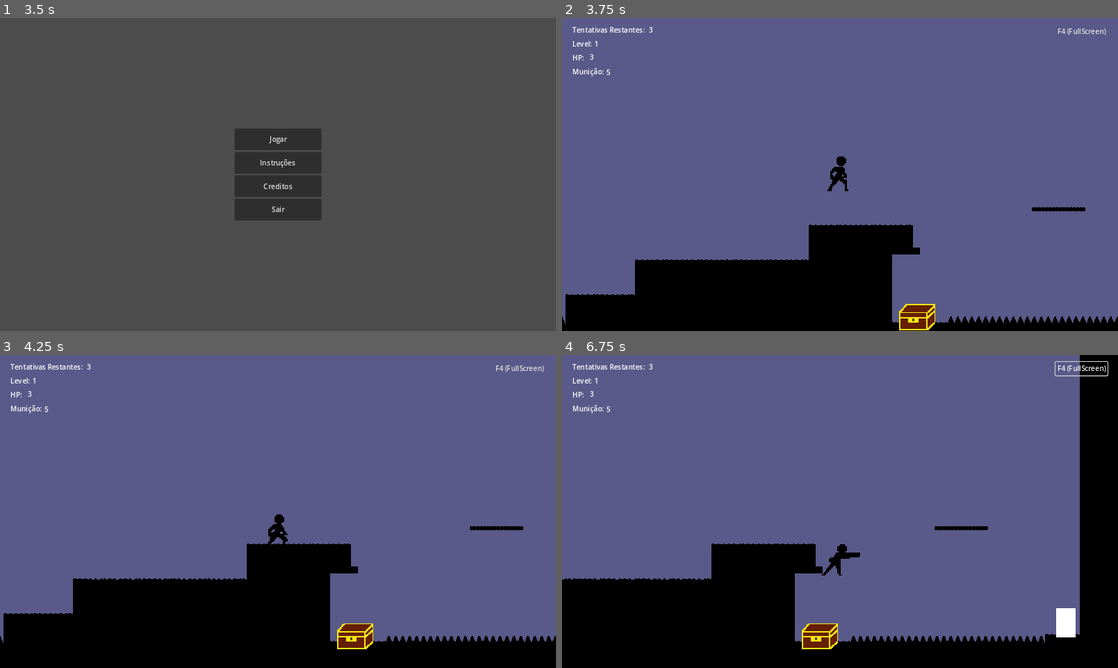
Above: before the commit, frames 1-4 (two rows, left to right).
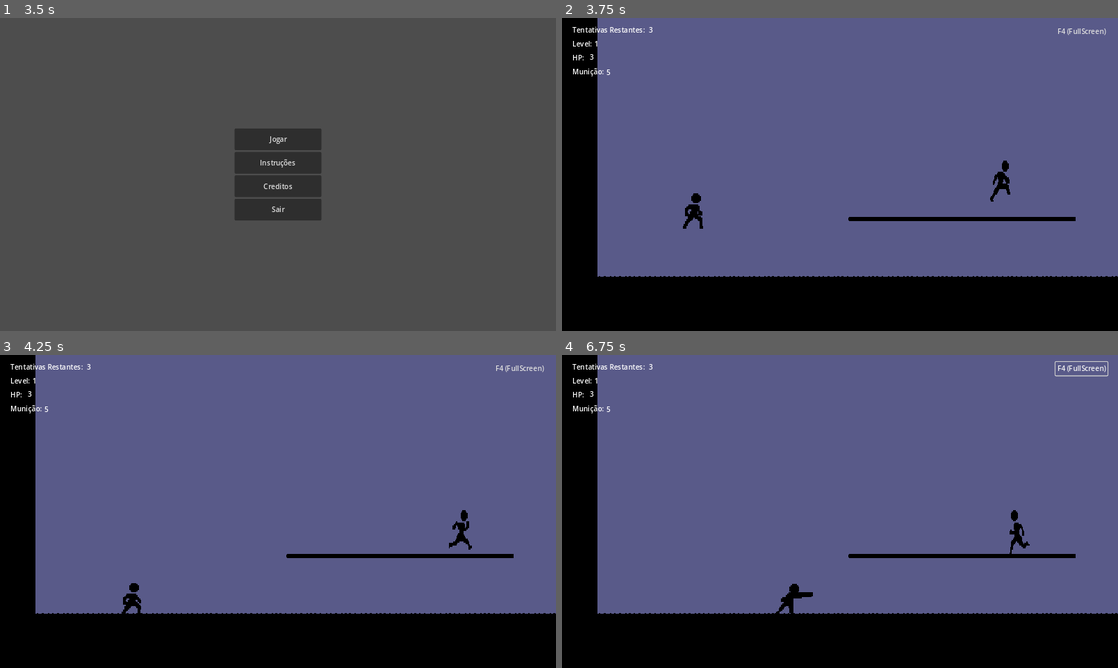
Above: after the commit, the same moments.

Repository: jhonatancunha/godot-game
Game: Godot game, scene res://SplashScreen.tscn
Same seed, same stepped clock (60 frames per second), same inputs: the game is played once before the commit and once after it.
Inputs (mouse positions are in pixels of both pictures, inside the frame that each line leads up to):
- Up to frame 1 (3.5 s): tap Enter at 0.5, 2 s; move the mouse to (400, 158) at 0.52 s; hold Right (right) 0.53-1.25 s; tap Space (fire) at 0.6, 1.25, 2.3, 2.75 s; click (400, 158) at 0.67 s; tap Up (jump) at 0.77, 1.07, 2.1 s; tap A (punch) at 0.8 s; drag from (166, 190) to (250, 237) at 1.27 s; move the mouse to (333, 105) at 2.02 s; hold Left (left) 2.03-2.75 s; drag from (250, 237) to (111, 127) at 2.77 s
- Up to frame 2 (3.75 s): click "Instruções" at 3.5 s
- Up to frame 3 (4.25 s): no input
- Up to frame 4 (6.75 s): click "F4 (FullScreen)" at 4.25 s; move the mouse to (1006, 558) at 5.02 s; hold Right (right) 5.03-5.75 s; tap A (punch) at 5.1, 6.6 s; tap Up (jump) at 5.27, 5.3, 5.57 s; drag from (673, 464) to (756, 433) at 5.77 s; move the mouse to (867, 511) at 6.52 s; hold Right (right) from 6.53 s (still down); click (867, 511) at 6.67 s

Frame 1 is identical in both runs. In frame 2, 18% of the frame differs, in the area x 0-100%, y 0-100%; in frame 3, 16%; in frame 4, 21%, in the area x 0-100%, y 0-94%.
Error in both runs: Cannot call method 'change_scene_to_file' on a null value. (res://Menu/menu.gd:15)

Commit message:
feat: adding sounds

Diff:
--- a/Levels/level1.tscn
+++ b/Levels/level1.tscn
@@ -15,6 +15,7 @@
 [ext_resource type="PackedScene" uid="uid://btopemn7cld2t" path="res://ItemBox/item_box.tscn" id="9_27u8p"]
 [ext_resource type="PackedScene" uid="uid://c3ilfe2qoeq7h" path="res://UI/MobileInput/ButtonA.tscn" id="10_cbs0k"]
 [ext_resource type="PackedScene" uid="uid://c6sj7ksv8ikef" path="res://Terrain/Portal/portal.tscn" id="12_ah5y3"]
+[ext_resource type="AudioStream" uid="uid://b6a4l4d6ux37g" path="res://Assets/level1.wav" id="16_du3ff"]
 
 [sub_resource type="TileSetAtlasSource" id="TileSetAtlasSource_igheu"]
 texture = ExtResource("2_ybt7t")
@@ -296,16 +297,23 @@
 layer_0/tile_data = PackedInt32Array(2424829, 0, 0, 2490365, 0, 1, 2555901, 0, 2, 2621437, 262144, 3, 2686973, 262144,  …(52200 unchanged characters)…
 
 [node name="Player" parent="." instance=ExtResource("2_7myil")]
-position = Vector2(3168, 304)
+position = Vector2(24, 431)
 scale = Vector2(1.5, 1.5)
+speed = null
 jump_velocity = -430.0
+can_fire = null
+can_punch = null
+MAX_JUMPS = null
+MAX_HELTH = null
+INITIAL_BULLETS = null
 bullet_speed = 1200.0
+fire_delay = null
 
 [node name="RemoteTransform2D" type="RemoteTransform2D" parent="Player"]
 remote_path = NodePath("../../Camera2D")
 
 [node name="Camera2D" parent="." instance=ExtResource("4_0m6wt")]
-position = Vector2(3168, 304)
+position = Vector2(24, 431)
 scale = Vector2(1.5, 1.5)
 
 [node name="Enemy" parent="." instance=ExtResource("3_wwq43")]
@@ -522,7 +530,13 @@
 [node name="portal" parent="." instance=ExtResource("12_ah5y3")]
 position = Vector2(3912, 616)
 scale = Vector2(-0.63483, -0.632213)
-destinationPath = "res://Levels/level2.tscn"
+
+[node name="Sounds" type="Node2D" parent="."]
+
+[node name="AudioStreamPlayer" type="AudioStreamPlayer" parent="Sounds"]
+stream = ExtResource("16_du3ff")
+volume_db = -5.701
+autoplay = true
 
 [connection signal="button_down" from="CanvasLayer2/Buttons/FullScren" to="CanvasLayer2/Buttons/FullScren" method="_on_button_down"]
 
--- a/Levels/level3.tscn
+++ b/Levels/level3.tscn
@@ -13,6 +13,7 @@
 [ext_resource type="Script" path="res://button_fullscreen.gd" id="10_g2bcv"]
 [ext_resource type="PackedScene" uid="uid://c164gvrbpp655" path="res://Terrain/TwinPlatform/twin_platform.tscn" id="10_pqrhq"]
 [ext_resource type="Script" path="res://Player/healthBar.gd" id="11_cs6yt"]
+[ext_resource type="AudioStream" uid="uid://cy32u6ys2jitv" path="res://Assets/level 3.wav" id="14_n3kf3"]
 
 [sub_resource type="TileSetAtlasSource" id="TileSetAtlasSource_igheu"]
 texture = ExtResource("4_nb8gf")
@@ -273,7 +274,15 @@
 [node name="Player" parent="." instance=ExtResource("8_b4ghh")]
 position = Vector2(188, 368)
 scale = Vector2(1.5, 1.5)
+speed = null
 jump_velocity = -430.0
+can_fire = null
+can_punch = null
+MAX_JUMPS = null
+MAX_HELTH = null
+INITIAL_BULLETS = null
+bullet_speed = null
+fire_delay = null
 
 [node name="RemoteTransform2D" type="RemoteTransform2D" parent="Player"]
 remote_path = NodePath("../../Camera2D")
@@ -296,74 +305,13 @@
 [node name="Final" parent="PlatformTween/Path" index="1"]
 position = Vector2(293, 0)
 
+[node name="Sounds" type="Node2D" parent="."]
+
+[node name="AudioStreamPlayer" type="AudioStreamPlayer" parent="Sounds"]
+stream = ExtResource("14_n3kf3")
+volume_db = -5.701
+autoplay = true
+
 [connection signal="button_down" from="CanvasLayer2/Buttons/FullScren" to="CanvasLayer2/Buttons/FullScren" method="_on_button_down"]
-[connection signal="body_entered" from="elements/Spike" to="elements/Spike" method="_on_body_entered" flags=18]
-[connection signal="body_entered" from="elements/@Area2D@136472" to="elements/@Area2D@136472" method="_on_body_entered" flags=18]
-[connection signal="body_entered" from="elements/@Area2D@136473" to="elements/@Area2D@136473" method="_on_body_entered" flags=18]
-[connection signal="body_entered" from="elements/@Area2D@136474" to="elements/@Area2D@136474" method="_on_body_entered" flags=18]
-[connection signal="body_entered" from="elements/@Area2D@136475" to="elements/@Area2D@136475" method="_on_body_entered" flags=18]
-[connection signal="body_entered" from="elements/@Area2D@136476" to="elements/@Area2D@136476" method="_on_body_entered" flags=18]
-[connection signal="body_entered" from="elements/@Area2D@136477" to="elements/@Area2D@136477" method="_on_body_entered" flags=18]
-[connection signal="body_entered" from="elements/@Area2D@136478" to="elements/@Area2D@136478" method="_on_body_entered" flags=18]
-[connection signal="body_entered" from="elements/@Area2D@136479" to="elements/@Area2D@136479" method="_on_body_entered" flags=18]
-[connection signal="body_entered" from="elements/@Area2D@136480" to="elements/@Area2D@136480" method="_on_body_entered" flags=18]
-[connection signal="body_entered" from="elements/@Area2D@136481" to="elements/@Area2D@136481" method="_on_body_entered" flags=18]
-[connection signal="body_entered" from="elements/@Area2D@136482" to="elements/@Area2D@136482" method="_on_body_entered" flags=18]
-[connection signal="body_entered" from="elements/@Area2D@136483" to="elements/@Area2D@136483" method="_on_body_entered" flags=18]
-[connection signal="body_entered" from="elements/@Area2D@136484" to="elements/@Area2D@136484" method="_on_body_entered" flags=18]
-[connection signal="body_entered" from="elements/@Area2D@136485" to="elements/@Area2D@136485" method="_on_body_entered" flags=18]
-[connection signal="body_entered" from="elements/@Area2D@136486" to="elements/@Area2D@136486" method="_on_body_entered" flags=18]
-[connection signal="body_entered" from="elements/@Area2D@136487" to="elements/@Area2D@136487" method="_on_body_entered" flags=18]
-[connection signal="body_entered" from="elements/@Area2D@136488" to="elements/@Area2D@136488" method="_on_body_entered" flags=18]
-[connection signal="body_entered" from="elements/@Area2D@136489" to="elements/@Area2D@136489" method="_on_body_entered" flags=18]
-[connection signal="body_entered" from="elements/@Area2D@136490" to="elements/@Area2D@136490" method="_on_body_entered" flags=18]
-[connection signal="body_entered" from="elements/@Area2D@136491" to="elements/@Area2D@136491" method="_on_body_entered" flags=18]
-[connection signal="body_entered" from="elements/@Area2D@136492" to="elements/@Area2D@136492" method="_on_body_entered" flags=18]
-[connection signal="body_entered" from="elements/@Area2D@136493" to="elements/@Area2D@136493" method="_on_body_entered" flags=18]
-[connection signal="body_entered" from="elements/@Area2D@136494" to="elements/@Area2D@136494" method="_on_body_entered" flags=18]
-[connection signal="body_entered" from="elements/@Area2D@136495" to="elements/@Area2D@136495" method="_on_body_entered" flags=18]
-[connection signal="body_entered" from="elements/@Area2D@136496" to="elements/@Area2D@136496" method="_on_body_entered" flags=18]
-[connection signal="body_entered" from="elements/@Area2D@136497" to="elements/@Area2D@136497" method="_on_body_entered" flags=18]
-[connection signal="body_entered" from="elements/@Area2D@136498" to="elements/@Area2D@136498" method="_on_body_entered" flags=18]
-[connection signal="body_entered" from="elements/@Area2D@136499" to="elements/@Area2D@136499" method="_on_body_entered" flags=18]
-[connection signal="body_entered" from="elements/@Area2D@136500" to="elements/@Area2D@136500" method="_on_body_entered" flags=18]
-[connection signal="body_entered" from="elements/@Area2D@136501" to="elements/@Area2D@136501" method="_on_body_entered" flags=18]
-[connection signal="body_entered" from="elements/@Area2D@136502" to="elements/@Area2D@136502" method="_on_body_entered" flags=18]
-[connection signal="body_entered" from="elements/@Area2D@136503" to="elements/@Area2D@136503" method="_on_body_entered" flags=18]
-[connection signal="body_entered" from="elements/@Area2D@136504" to="elements/@Area2D@136504" method="_on_body_entered" flags=18]
-[connection signal="body_entered" from="elements/@Area2D@136505" to="elements/@Area2D@136505" method="_on_body_entered" flags=18]
-[connection signal="body_entered" from="elements/@Area2D@136506" to="elements/@Area2D@136506" method="_on_body_entered" flags=18]
-[connection signal="body_entered" from="elements/@Area2D@136507" to="elements/@Area2D@136507" method="_on_body_entered" flags=18]
-[connection signal="body_entered" from="elements/@Area2D@136508" to="elements/@Area2D@136508" method="_on_body_entered" flags=18]
-[connection signal="body_entered" from="elements/@Area2D@136509" to="elements/@Area2D@136509" method="_on_body_entered" flags=18]
-[connection signal="body_entered" from="elements/@Area2D@136510" to="elements/@Area2D@136510" method="_on_body_entered" flags=18]
-[connection signal="body_entered" from="elements/@Area2D@136511" to="elements/@Area2D@136511" method="_on_body_entered" flags=18]
-[connection signal="body_entered" from="elements/@Area2D@136512" to="elements/@Area2D@136512" method="_on_body_entered" flags=18]
-[connection signal="body_entered" from="elements/@Area2D@136513" to="elements/@Area2D@136513" method="_on_body_entered" flags=18]
-[connection signal="body_entered" from="elements/@Area2D@136514" to="elements/@Area2D@136514" method="_on_body_entered" flags=18]
-[connection signal="body_entered" from="elements/@Area2D@136515" to="elements/@Area2D@136515" method="_on_body_entered" flags=18]
-[connection signal="body_entered" from="elements/@Area2D@136516" to="elements/@Area2D@136516" method="_on_body_entered" flags=18]
-[connection signal="body_entered" from="elements/@Area2D@136517" to="elements/@Area2D@136517" method="_on_body_entered" flags=18]
-[connection signal="body_entered" from="elements/@Area2D@136518" to="elements/@Area2D@136518" method="_on_body_entered" flags=18]
-[connection signal="body_entered" from="elements/@Area2D@136519" to="elements/@Area2D@136519" method="_on_body_entered" flags=18]
-[connection signal="body_entered" from="elements/@Area2D@136520" to="elements/@Area2D@136520" method="_on_body_entered" flags=18]
-[connection signal="body_entered" from="elements/@Area2D@136521" to="elements/@Area2D@136521" method="_on_body_entered" flags=18]
-[connection signal="body_entered" from="elements/@Area2D@136522" to="elements/@Area2D@136522" method="_on_body_entered" flags=18]
-[connection signal="body_entered" from="elements/@Area2D@136523" to="elements/@Area2D@136523" method="_on_body_entered" flags=18]
-[connection signal="body_entered" from="elements/@Area2D@136524" to="elements/@Area2D@136524" method="_on_body_entered" flags=18]
-[connection signal="body_entered" from="elements/@Area2D@136525" to="elements/@Area2D@136525" method="_on_body_entered" flags=18]
-[connection signal="body_entered" from="elements/@Area2D@136526" to="elements/@Area2D@136526" method="_on_body_entered" flags=18]
-[connection signal="body_entered" from="elements/@Area2D@136527" to="elements/@Area2D@136527" method="_on_body_entered" flags=18]
-[connection signal="body_entered" from="elements/@Area2D@136528" to="elements/@Area2D@136528" method="_on_body_entered" flags=18]
-[connection signal="body_entered" from="elements/@Area2D@136529" to="elements/@Area2D@136529" method="_on_body_entered" flags=18]
-[connection signal="body_entered" from="elements/@Area2D@136530" to="elements/@Area2D@136530" method="_on_body_entered" flags=18]
-[connection signal="body_entered" from="elements/@Area2D@136531" to="elements/@Area2D@136531" method="_on_body_entered" flags=18]
-[connection signal="body_entered" from="elements/@Area2D@136532" to="elements/@Area2D@136532" method="_on_body_entered" flags=18]
-[connection signal="body_entered" from="elements/@Area2D@136533" to="elements/@Area2D@136533" method="_on_body_entered" flags=18]
-[connection signal="body_entered" from="elements/@Area2D@136534" to="elements/@Area2D@136534" method="_on_body_entered" flags=18]
-[connection signal="body_entered" from="elements/@Area2D@136535" to="elements/@Area2D@136535" method="_on_body_entered" flags=18]
-[connection signal="body_entered" from="elements/@Area2D@136536" to="elements/@Area2D@136536" method="_on_body_entered" flags=18]
-[connection signal="body_entered" from="elements/@Area2D@136537" to="elements/@Area2D@136537" method="_on_body_entered" flags=18]
-[connection signal="body_entered" from="elements/@Area2D@136538" to="elements/@Area2D@136538" method="_on_body_entered" flags=18]
 
 [editable path="PlatformTween"]
--- a/Player/player.gd
+++ b/Player/player.gd
@@ -64,8 +64,10 @@
 	# Handle Jump.
 	if Input.is_action_just_pressed("jump"):
 		if is_on_floor():
+			$Sounds/JumpSound.play()
 			velocity.y = jump_velocity
 		elif _qtd_jumps < MAX_JUMPS and _can_jump:
+			$Sounds/JumpSound.play()
 			_qtd_jumps += 1
 			velocity.y = jump_velocity
 
@@ -103,6 +105,7 @@
 	if Input.is_action_just_pressed("punch") and can_punch:
 		is_attacking = true
 		can_idle = false
+		$Sounds/PunchSound.play()
 		$AnimationPlayer.play("punch")
 		await $AnimationPlayer.animation_finished
 		can_idle = true
@@ -119,6 +122,7 @@
 			$AnimationPlayer.play("idle_shot")
 
 		_fire_bullet(sprite.flip_h)
+		$Sounds/ShotSound.play()
 		await $AnimationPlayer.animation_finished
 		can_idle = true
 		is_attacking = false
--- a/Player/player.tscn
+++ b/Player/player.tscn
@@ -1,7 +1,10 @@
-[gd_scene load_steps=14 format=3 uid="uid://blx3wb41bsdr7"]
+[gd_scene load_steps=17 format=3 uid="uid://blx3wb41bsdr7"]
 
 [ext_resource type="Script" path="res://Player/player.gd" id="1_8skvs"]
 [ext_resource type="Texture2D" uid="uid://btt2056o0vn2k" path="res://Player/player_movements.png" id="2_4dlf7"]
+[ext_resource type="AudioStream" uid="uid://dhe4h41gmxrky" path="res://Assets/punch.ogg" id="3_0afqy"]
+[ext_resource type="AudioStream" uid="uid://3koq3ye2nn4j" path="res://Assets/gun_shot.wav" id="3_am3pp"]
+[ext_resource type="AudioStream" uid="uid://ccx2vjf75t5md" path="res://Assets/jump.wav" id="3_fx7us"]
 
 [sub_resource type="RectangleShape2D" id="RectangleShape2D_v8clb"]
 size = Vector2(27, 53)
@@ -186,5 +189,21 @@
 position = Vector2(-3.5, 7.5)
 shape = SubResource("RectangleShape2D_qtu4q")
 
+[node name="Sounds" type="Node2D" parent="."]
+
+[node name="JumpSound" type="AudioStreamPlayer2D" parent="Sounds"]
+stream = ExtResource("3_fx7us")
+volume_db = 3.588
+
+[node name="ShotSound" type="AudioStreamPlayer2D" parent="Sounds"]
+stream = ExtResource("3_am3pp")
+volume_db = 7.776
+pitch_scale = 0.75
+
+[node name="PunchSound" type="AudioStreamPlayer2D" parent="Sounds"]
+stream = ExtResource("3_0afqy")
+volume_db = 24.0
+pitch_scale = 0.65
+
 [connection signal="area_entered" from="PunchArea2D" to="." method="_on_punch_area_2d_area_entered"]
 [connection signal="area_entered" from="damage_area_2D" to="." method="_on_damage_area_2d_area_entered"]
Not shown, added: Assets/gun_shot.wav.import
Not shown, added: Assets/jump.wav.import
Not shown, added: Assets/level 3.wav.import
Not shown, added: Assets/level1.wav.import
Not shown, added: Assets/level2.wav.import
Not shown, added: Assets/punch.ogg.import
Not shown: 1 places in Levels/level1.tscn that only renumber resources
Not shown, changed: Levels/level2.tscn
Not shown: 1 places in Levels/level3.tscn that only renumber resources
Not shown, added: assets.txt
Not shown, added: Assets/gun_shot.wav
Not shown, added: Assets/jump.flac
(and 5 more such lines)
